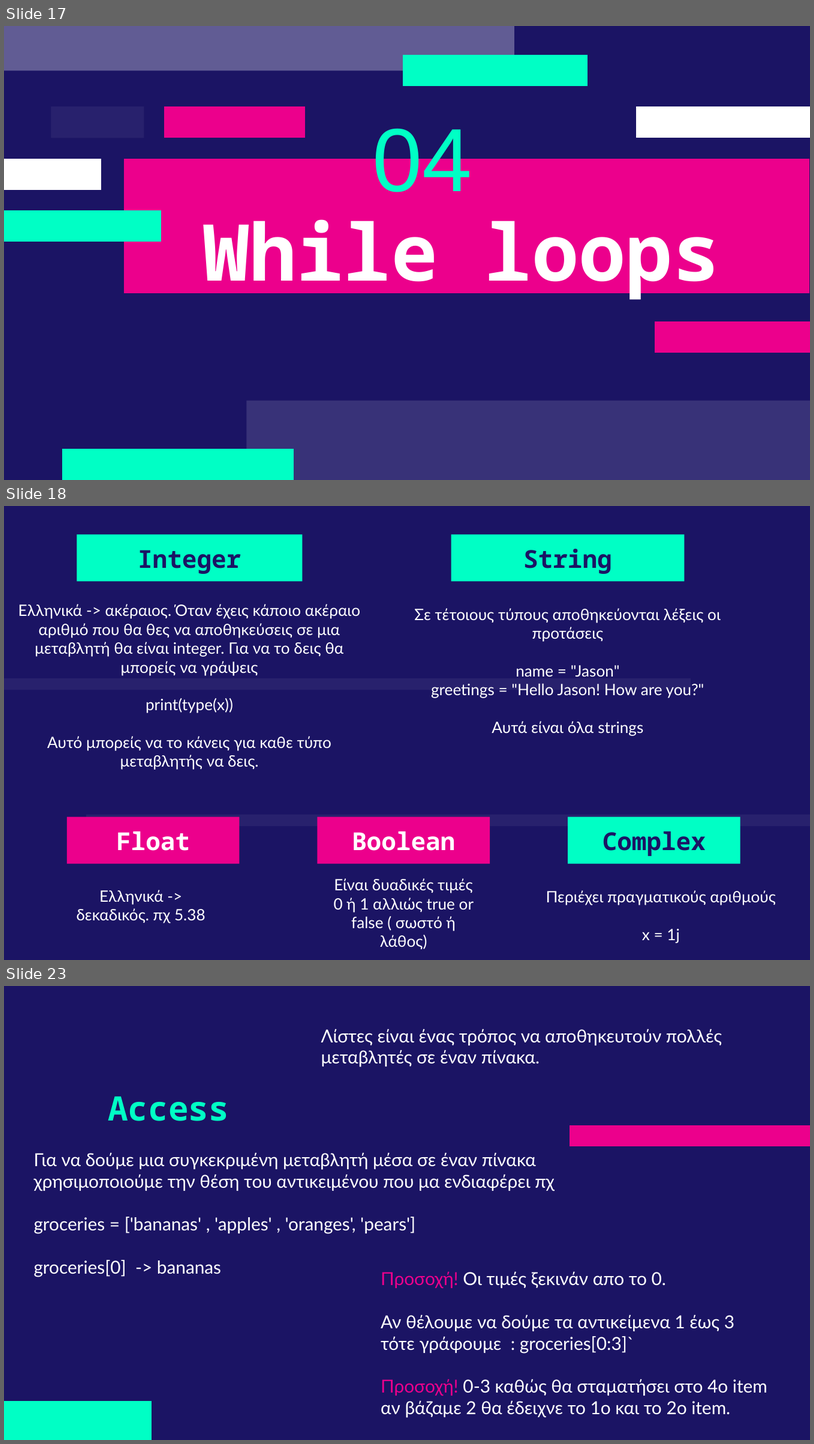
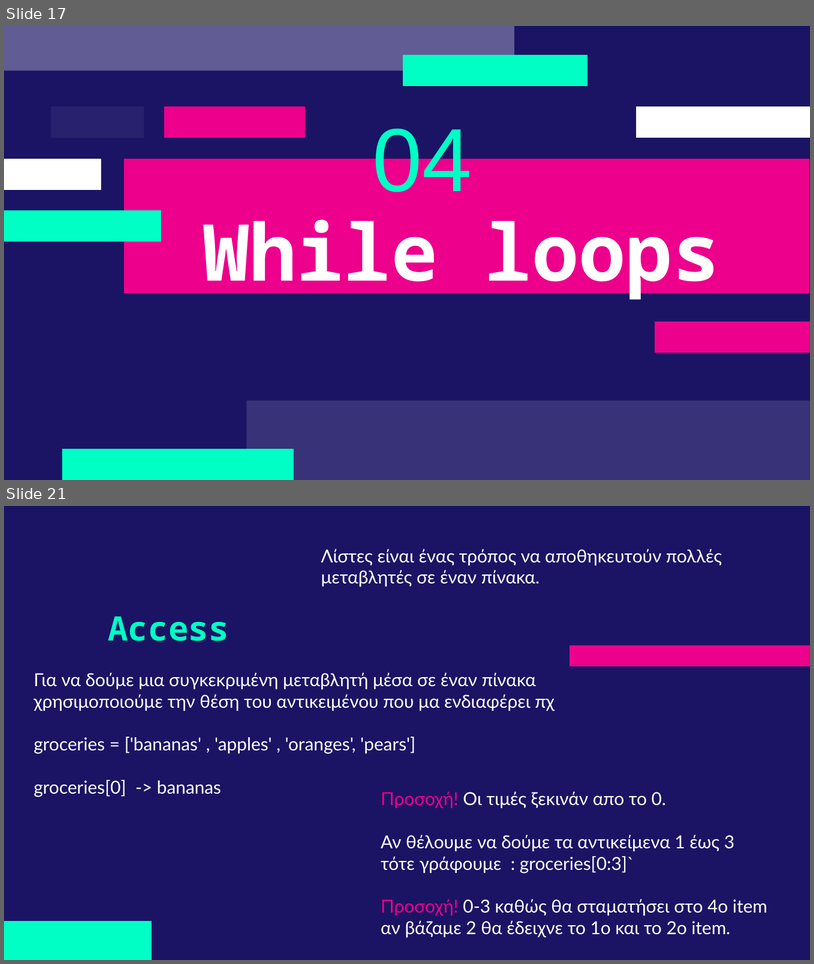
Before and after one commit to deepblue597/python_tutorial, a slide deck: lesson 2/Lesson 2 Python.pptx. Shown one above the other, each under a label of ours: slides 17, 18 and 23 before the commit, slides 17 and 21 after it; the slides between them are not shown. The pictures are 814x1444 and 814x964 pixels, drawn with LibreOffice and Linux fonts; fonts in the diff are those of the drawing. Boxes give left, top, right and bottom in pixels: in the first picture for what was removed or moved away, otherwise in the second. Text is boxed around its words. In the diff, an @@ line names an element or a change of style, - is before the commit and + after.

```diff
--- a/lesson 2/Lesson 2 Python.pptx
+++ b/lesson 2/Lesson 2 Python.pptx
@@ slide 18 removed at (x1=4, y1=506, x2=810, y2=960), background #1B1464 @@
@@ title removed at (x1=77, y1=534, x2=302, y2=581) @@
-Integer
@@ title removed at (x1=452, y1=534, x2=684, y2=581) @@
-String
@@ subtitle removed at (x1=18, y1=604, x2=360, y2=769) @@
-Ελληνικά -> ακέραιος. Όταν έχεις κάποιο ακέραιο αριθμό που θα θες να αποθηκεύσεις σε μια μεταβλητή θα είναι integer. Για να το δεις θα μπορείς να γράψεις
-print(type(x))
-Αυτό μπορείς να το κάνεις για καθε τύπο μεταβλητής να δεις.
@@ subtitle removed at (x1=414, y1=608, x2=721, y2=736) @@
-Σε τέτοιους τύπους αποθηκεύονται λέξεις οι προτάσεις
-name = "Jason"
-greetings = "Hello Jason! How are you?"
-Αυτά είναι όλα strings
@@ freeform shape removed at (x1=4, y1=679, x2=691, y2=690) @@
@@ title removed at (x1=67, y1=816, x2=239, y2=863) @@
-Float
@@ freeform shape removed at (x1=86, y1=814, x2=810, y2=825) @@
@@ title removed at (x1=318, y1=816, x2=490, y2=863) @@
-Boolean
@@ title removed at (x1=567, y1=816, x2=740, y2=863) @@
-Complex
@@ subtitle removed at (x1=334, y1=878, x2=474, y2=931) @@
-Είναι δυαδικές τιμές 0 ή 1 αλλιώς true or false ( σωστό ή λάθος)
@@ subtitle removed at (x1=77, y1=889, x2=206, y2=923) @@
-Ελληνικά -> δεκαδικός. πχ 5.38
@@ subtitle removed at (x1=546, y1=890, x2=776, y2=942) @@
-Περιέχει πραγματικούς αριθμούς
-x = 1j
@@ what was slide 23 is now slide 21 @@
```
Also in this commit, not shown: 1 slide changed, 2 slides added, 3 other slides removed, 2 other files.
